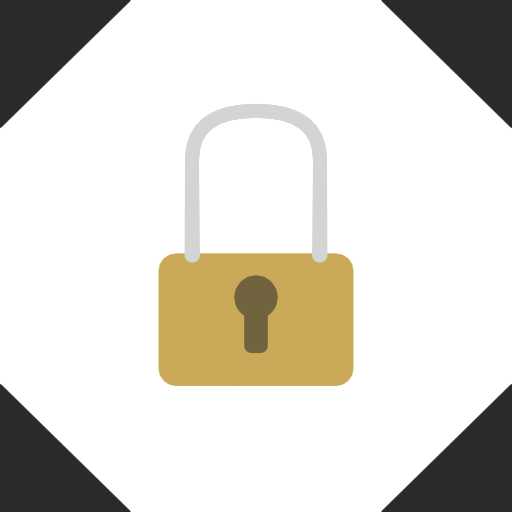
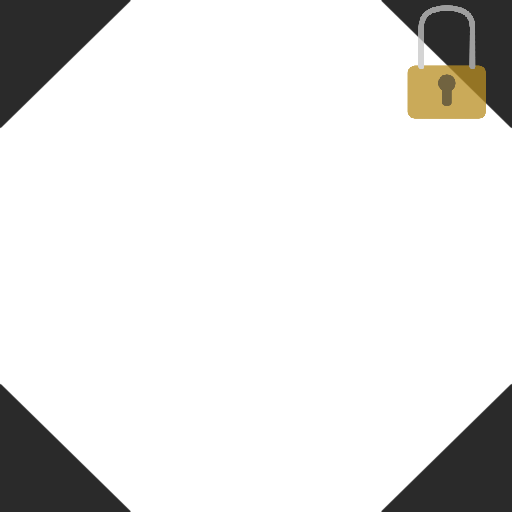
Revision of a layered 512x512 image; what changed, layer by layer:
added group "Copy of Lock" (75%) with 3 layers above "Lock" over (407, 5, 486, 119)
added layer "Paint Layer 3" (1st of 2, in "Copy of Lock") in group "Copy of Lock" over (407, 64, 486, 119)
added layer "Paint Layer 2" (1st of 2, in "Copy of Lock") in group "Copy of Lock" over (407, 5, 486, 119)
added layer "Paint Layer 4 (pasted)" (1st of 2, in "Copy of Lock") in group "Copy of Lock" over (407, 64, 486, 119)
hid group "Lock" (3 layers) over (158, 64, 448, 386)
painted on "Paint Layer 2" (2nd of 2, in "Lock") over (158, 103, 354, 320)
painted on "Paint Layer 4 (pasted)" (2nd of 2, in "Lock") over (158, 192, 354, 386)
painted on "Edges" over (158, 5, 486, 386)
